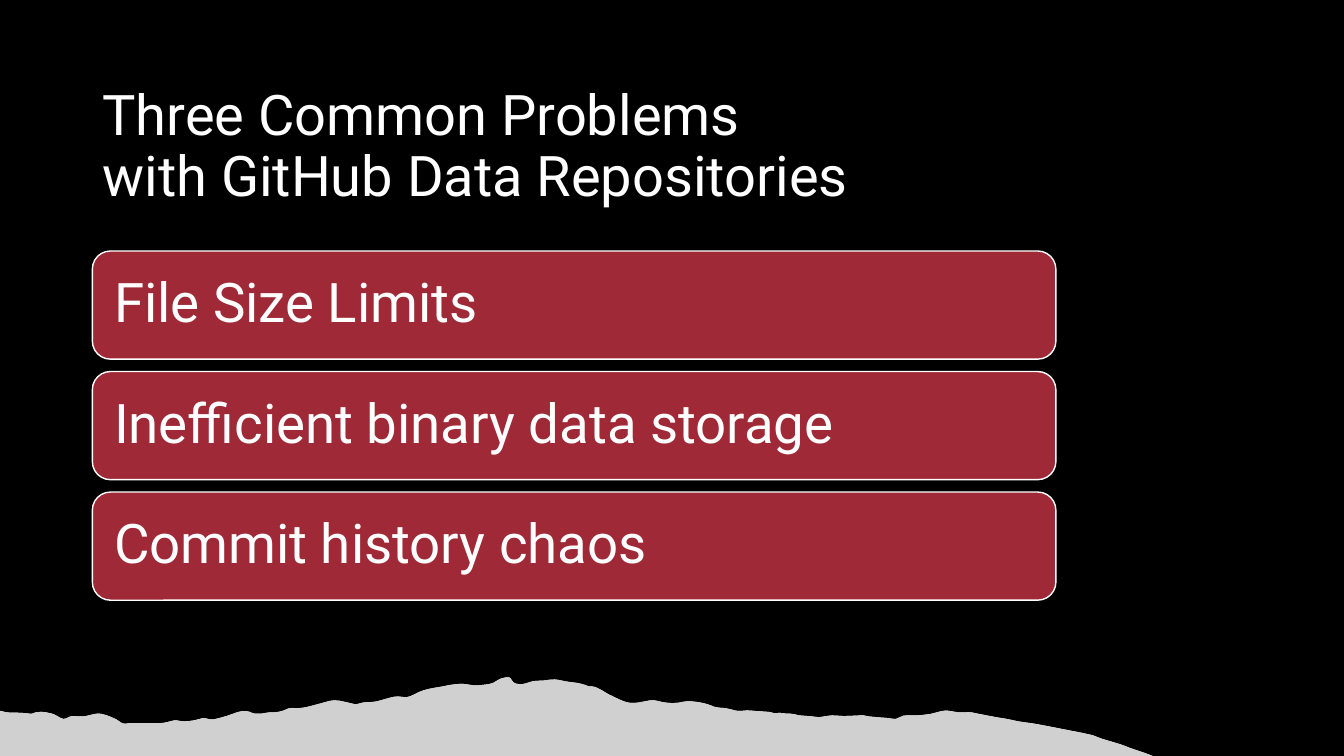
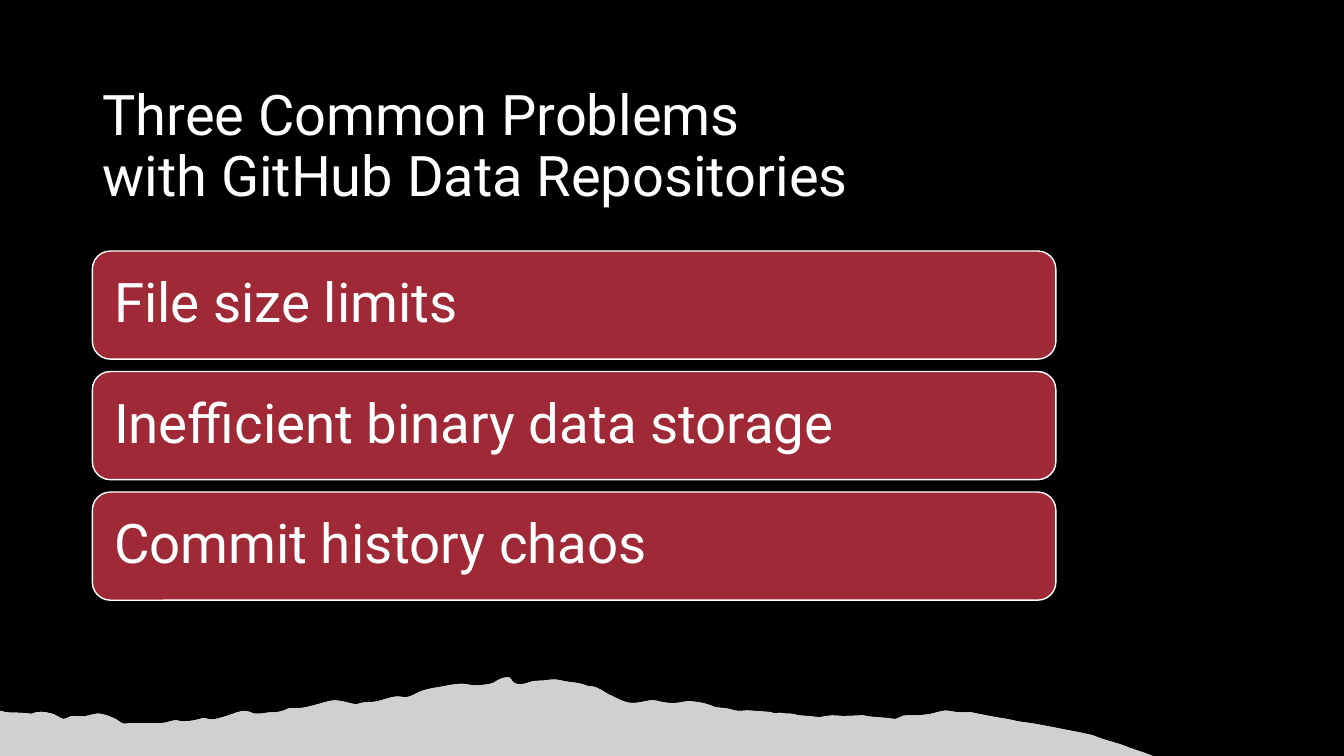
Before and after one commit to tanho63/talk_rstudioconf2022_github, a slide deck: slide 14 of project_immortality_with_github.pptx. Drawn at 1344x756 pixels with LibreOffice and Linux fonts; fonts in the diff are those of the drawing; grey boxes stand for pictures; background and template pictures are left out. Boxes give left, top, right and bottom in pixels: in the first picture for what was removed or moved away, otherwise in the second. Text is boxed around its words. In the diff, an @@ line names an element or a change of style, - is before the commit and + after.

```diff
--- a/project_immortality_with_github.pptx
+++ b/project_immortality_with_github.pptx
@@ text at bbox=[114, 281, 458, 323]: text changed @@
-File Size Limits
+File size limits
```
Also in this commit, not shown: 3 other slides changed, 1 other file.
